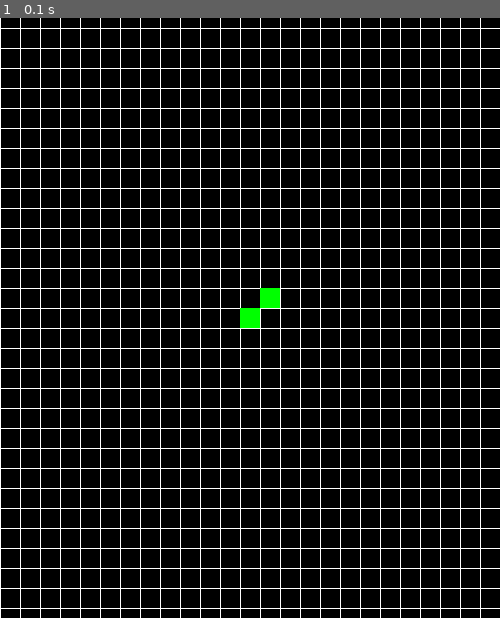
Above: before the commit, frame 1.
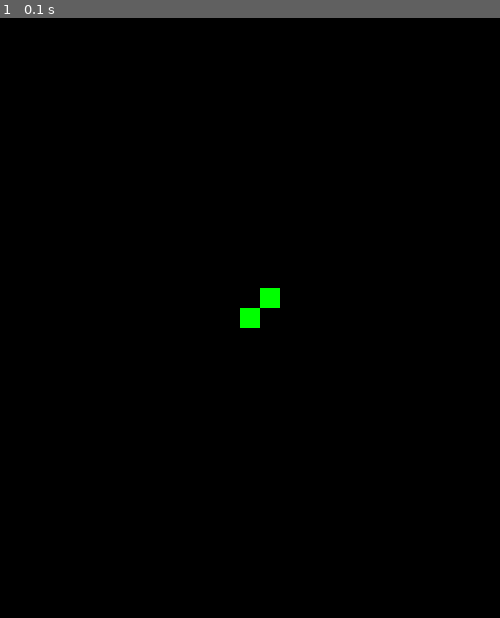
Above: after the commit, the same moment.

Repository: ShantoNoor/Pygame_Plotter
Game: pygame game, started from src/pygame_plotter.py
Same seed, same stepped clock (60 frames per second), same inputs: the game is played once before the commit and once after it.
Inputs:
- Up to frame 1 (0.1 s): no input

The runs differ from the first frame. In frame 1, 9.7% of the frame differs, in the area x 0-100%, y 0-100%.

Commit message:
line algos kind of implemented

Diff:
--- /dev/null
+++ b/src/bresenhams_line.py
@@ -0,0 +1,51 @@
+import pygame_plotter as pgp
+
+
+def bresenhams_line(x1, y1, x2, y2, color=(0, 255, 0)):
+    dx = x2 - x1
+    dy = y2 - y1
+    p0 = 2 * dy - dx
+
+    m = 1
+    if dx != 0:
+        m = dy / dx
+
+    p = p0
+
+    if m < 1:
+        if x1 > x2:
+            x1, y1, x2, y2 = x2, y2, x1, y1
+
+        while x1 <= x2:
+            pgp.draw_pixel(x1, y1, color)
+
+            x1 += 1
+            if p < 0:
+                p = p0 + 2 * dy
+            else:
+                y1 += 1
+                p = p0 + 2 * dy - 2 * dx
+    else:
+        if y1 > y2:
+            x1, y1, x2, y2 = x2, y2, x1, y1
+
+        while y1 <= y2:
+            pgp.draw_pixel(x1, y1, color)
+
+            y1 += 1
+            if p < 0:
+                p = p0 + 2 * dx
+            else:
+                x1 += 1
+                p = p0 + 2 * dx - + 2 * dy
+
+
+def draw():
+    pgp.draw_graph()
+    bresenhams_line(0, 0, 0, 10, (211, 245, 22))
+    bresenhams_line(20, 0, 0, 0, (100, 150, 230))
+    bresenhams_line(-12, -10, 0, 0, (0, 0, 255))
+    bresenhams_line(2, 5, 1, 1, (255, 0, 255))
+
+
+pgp.show(draw, (), 800, 400, 15, "Bresenham's Line")
--- /dev/null
+++ b/src/dda_line.py
@@ -0,0 +1,29 @@
+import pygame_plotter as pgp
+
+
+def dda_line(x1, y1, x2, y2, color=(0, 255, 0)):
+    dx = x2 - x1
+    dy = y2 - y1
+
+    step = abs(dy)
+    if abs(dx) > abs(dy):
+        step = abs(dx)
+
+    xn = dx / step
+    yn = dy / step
+
+    for i in range(1, step + 1):
+        pgp.draw_pixel(x1, y1, color)
+        x1 = round(x1 + xn)
+        y1 = round(y1 + yn)
+
+
+def draw():
+    pgp.draw_graph()
+    dda_line(0, 0, 0, 10, (211, 245, 22))
+    dda_line(20, 0, 0, 0, (100, 150, 230))
+    dda_line(-12, -10, 0, 0, (0, 0, 255))
+    dda_line(2, 5, 1, 1, (255, 0, 255))
+
+
+pgp.show(draw, (), 800, 400, 15, 'DDA Line')
--- a/src/line.py
+++ b/src/line.py
@@ -1,10 +1,44 @@
 import pygame_plotter as pgp
 
-def cbb(m, c):
-    pgp.put_pixel(10, 10)
-    pgp.put_pixel(5, 3, (255, 0, 0))
-    pgp.put_pixel(-20, 3)
-    print(m, c)
+
+def line(x1, y1, x2, y2, color=(0, 255, 0)):
+    d = x1 - x2
+    m = y1 - y2
+    c = None
+
+    if d == 0:
+        m = float('inf')
+    else:
+        m = m / d
+        c = y1 - m * x1
+
+    if m <= 1:
+        if x1 > x2:
+            x1, x2 = x2, x1
+            y1, y2 = y2, y1
+
+        while x1 <= x2:
+            pgp.draw_pixel(x1, y1, color)
+            x1 += 1
+            y1 = round(m * x1 + c)
+    else:
+        if y1 > y2:
+            x1, x2 = x2, x1
+            y1, y2 = y2, y1
+
+        while y1 <= y2:
+            pgp.draw_pixel(x1, y1, color)
+            y1 += 1
+            if m != float('inf'):
+                x1 = round((y1 - c) / m)
 
 
-pgp.show(cbb, (3, 2), 800, 400, 15, 'Line')
+def draw():
+    pgp.draw_graph()
+    line(0, 0, 0, 10, (211, 245, 22))
+    line(20, 0, 0, 0, (100, 150, 230))
+    line(-12, -10, 0, 0, (0, 0, 255))
+    line(2, 5, 1, 1, (255, 0, 255))
+
+
+pgp.show(draw, (), 800, 400, 15, 'Line')
--- a/src/pygame_plotter.py
+++ b/src/pygame_plotter.py
@@ -9,7 +9,7 @@
     return x + WIDTH // 2 - STEP//2, -y + HEIGHT // 2 + STEP//2
 
 
-def put_pixel(x, y, color=(0, 255, 0)):
+def draw_pixel(x, y, color=(0, 255, 0)):
     x = x * STEP
     y = y * STEP
     x, y = to(x, y)
@@ -30,8 +30,8 @@
 
 
 def cb():
-    put_pixel(0, 0)
-    put_pixel(1, 1)
+    draw_pixel(0, 0)
+    draw_pixel(1, 1)
 
 
 def show(call, args, width=500, height=500, step=20, name='PyGame Ploter'):
@@ -53,7 +53,7 @@
             if event.type == pg.QUIT:
                 running = False
 
-        draw_graph()
+        # draw_graph()
         call(*args)
         pg.display.flip()
 
